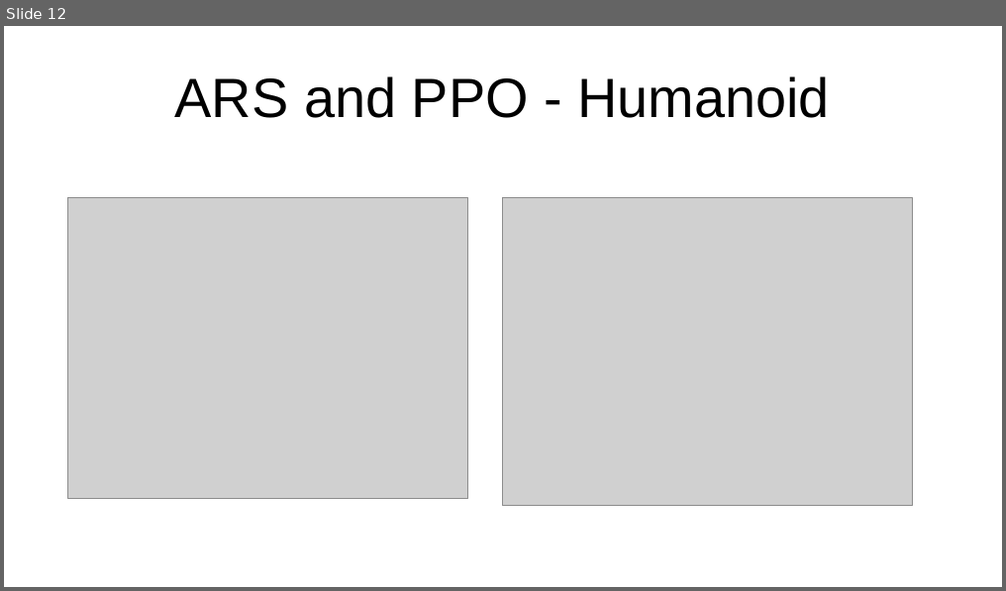
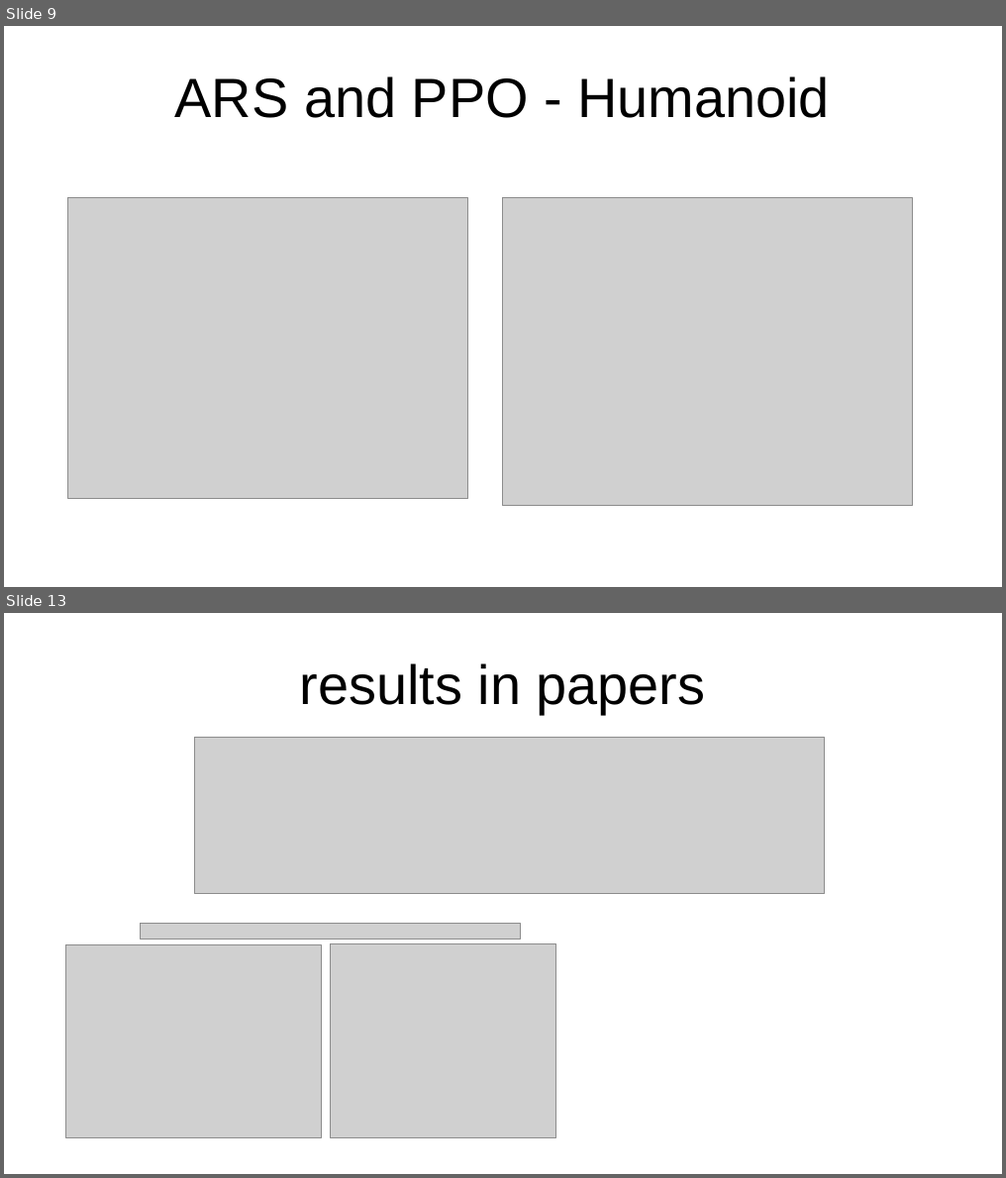
Before and after one commit to sgillen/seagul, a slide deck: seagul/rllib/rllib_with_rbf/Temporary_Results.odp. Shown one above the other, each under a label of ours: slide 12 before the commit, slides 9 and 13 after it; the slides between them are not shown. The pictures are 1006x591 and 1006x1178 pixels, drawn with LibreOffice and Linux fonts; fonts in the diff are those of the drawing; grey boxes stand for pictures. Boxes give left, top, right and bottom in pixels: in the first picture for what was removed or moved away, otherwise in the second. Text is boxed around its words. In the diff, an @@ line names an element or a change of style, - is before the commit and + after.

```diff
--- a/seagul/rllib/rllib_with_rbf/Temporary_Results.odp
+++ b/seagul/rllib/rllib_with_rbf/Temporary_Results.odp
@@ slide 13 added at <box>4,613,1002,1174</box>, background #FFFFFF @@
@@ title added at <box>300,663,706,714</box>, 44 pt, text #000000 @@
+results in papers
@@ picture added at <box>194,737,825,894</box> @@
@@ picture added at <box>141,924,520,939</box> @@
@@ picture added at <box>66,946,321,1139</box> @@
@@ picture added at <box>330,944,556,1139</box> @@
@@ what was slide 12 is now slide 9 @@
```
Also in this commit, not shown: 4 slides changed, 9 other slides added, 3 slides removed, 34 other files.
